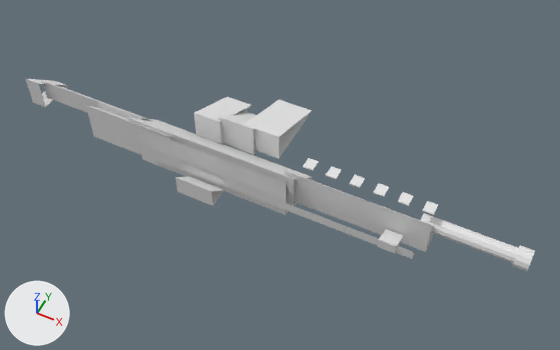
An edit to the OBJ model assets/weapons/models/cssbc_aug_a3.obj, drawn before and after from the same camera.
Both versions are drawn from a 50 mm lens placed at (2.08, -3.46, 4.25), pointed at (0.32, 0.05, -0.14). The axes (+X, +Y, +Z) are drawn at lower left. The lights are the same throughout. The first picture is the older version. Where no turn or scale is listed for an object, it has been applied to the vertices.

The first picture shows 'Barrel', 'Butt', 'Grip', 'Handguard', 'Mag', 'Muzzle', 'Optic', 'Rail', 'RearBody', 'RearMagWell', 'Receiver', 'Sight', 'Stock', 'Upper', 'VentR', 'VentR.001', 'VentR.002', 'VentR.003', 'VentR.004', 'VentR.005'.
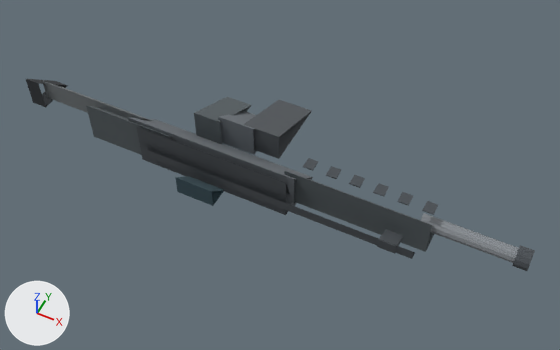
Commit message: Link weapon OBJ material palette

Location of each change, (x1, y1, x2, y2) in pixels of the pictures (560 x 350 px):
'Handguard', recoloured (white to dark grey)
    both: (285, 171, 434, 252)
'Upper', recoloured (white to dark grey)
    both: (136, 127, 290, 215)
'Receiver', recoloured
    both: (127, 117, 313, 206)
'Mag', recoloured (white to dark grey)
    both: (244, 100, 311, 159)
'Rail', recoloured
    both: (142, 148, 415, 259)
'RearBody', recoloured (white to dark grey)
    both: (86, 105, 171, 155)
'Barrel', recoloured (white to grey)
    both: (420, 213, 519, 263)
'Grip', recoloured (white to dark grey)
    both: (194, 97, 251, 144)
'RearMagWell', recoloured (white to grey)
    both: (218, 111, 257, 155)
'Stock', recoloured (white to grey)
    both: (42, 81, 149, 120)
'Optic', recoloured (white to dark cyan)
    both: (175, 176, 224, 206)
'Butt', recoloured (white to dark grey)
    both: (26, 79, 68, 107)
'Sight', recoloured (white to dark grey)
    both: (377, 229, 403, 254)
'Muzzle', recoloured (white to dark grey)
    both: (512, 245, 535, 271)
'VentR', recoloured
    both: (422, 201, 438, 215)
'VentR.001', recoloured
    both: (398, 192, 413, 206)
'VentR.002', recoloured
    both: (373, 183, 389, 197)
'VentR.003', recoloured
    both: (349, 175, 365, 188)
'VentR.004', recoloured
    both: (326, 166, 341, 179)
'VentR.005', recoloured
    both: (303, 158, 319, 171)

The change, as a diff of the scene's bpy script:
```diff
--- a/assets/weapons/models/cssbc_aug_a3.obj.py
+++ b/assets/weapons/models/cssbc_aug_a3.obj.py
@@ mat_metal @@
 mat_metal = principled_material('metal')
-mat_metal.base_color = (0.8, 0.8, 0.8)  # white #e7e7e7
+mat_metal.base_color = (0.24, 0.26, 0.28)  # grey #868b90
 mat_metal.roughness = 1.0
@@ mat_rubber @@
 mat_rubber = principled_material('rubber')
-mat_rubber.base_color = (0.8, 0.8, 0.8)  # white #e7e7e7
+mat_rubber.base_color = (0.035, 0.04, 0.045)  # dark grey #35383c
 mat_rubber.roughness = 1.0
@@ mat_polymer @@
 mat_polymer = principled_material('polymer')
-mat_polymer.base_color = (0.8, 0.8, 0.8)  # white #e7e7e7
+mat_polymer.base_color = (0.1, 0.12, 0.13)  # dark grey #596165
 mat_polymer.roughness = 1.0
@@ mat_magazine @@
 mat_magazine = principled_material('magazine')
-mat_magazine.base_color = (0.8, 0.8, 0.8)  # white #e7e7e7
+mat_magazine.base_color = (0.09, 0.1, 0.11)  # dark grey #55595d
 mat_magazine.roughness = 1.0
@@ mat_darkmetal @@
 mat_darkmetal = principled_material('darkmetal')
-mat_darkmetal.base_color = (0.8, 0.8, 0.8)  # white #e7e7e7
+mat_darkmetal.base_color = (0.07, 0.08, 0.09)  # dark grey #4b5055
 mat_darkmetal.roughness = 1.0
@@ mat_optic @@
 mat_optic = principled_material('optic')
-mat_optic.base_color = (0.8, 0.8, 0.8)  # white #e7e7e7
+mat_optic.base_color = (0.04, 0.08, 0.1)  # dark cyan #385059
 mat_optic.roughness = 1.0
@@ mat_receiver @@
 mat_receiver = principled_material('receiver')
-mat_receiver.base_color = (0.8, 0.8, 0.8)  # white #e7e7e7
+mat_receiver.base_color = (0.16, 0.18, 0.2)  # grey #6f767c
 mat_receiver.roughness = 1.0
@@ mat_stock @@
 mat_stock = principled_material('stock')
-mat_stock.base_color = (0.8, 0.8, 0.8)  # white #e7e7e7
+mat_stock.base_color = (0.18, 0.2, 0.21)  # grey #767c7e
 mat_stock.roughness = 1.0
```
